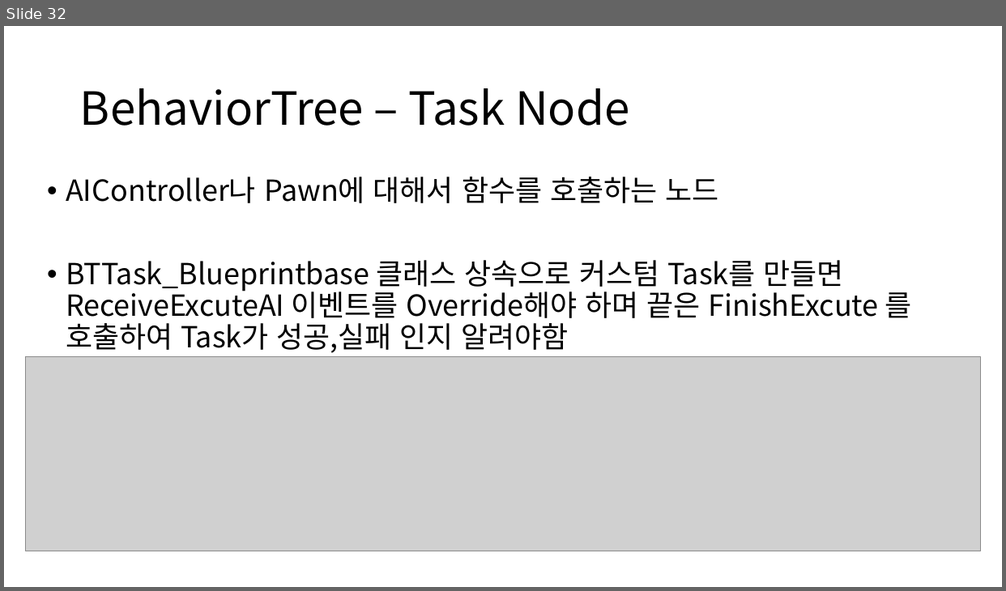
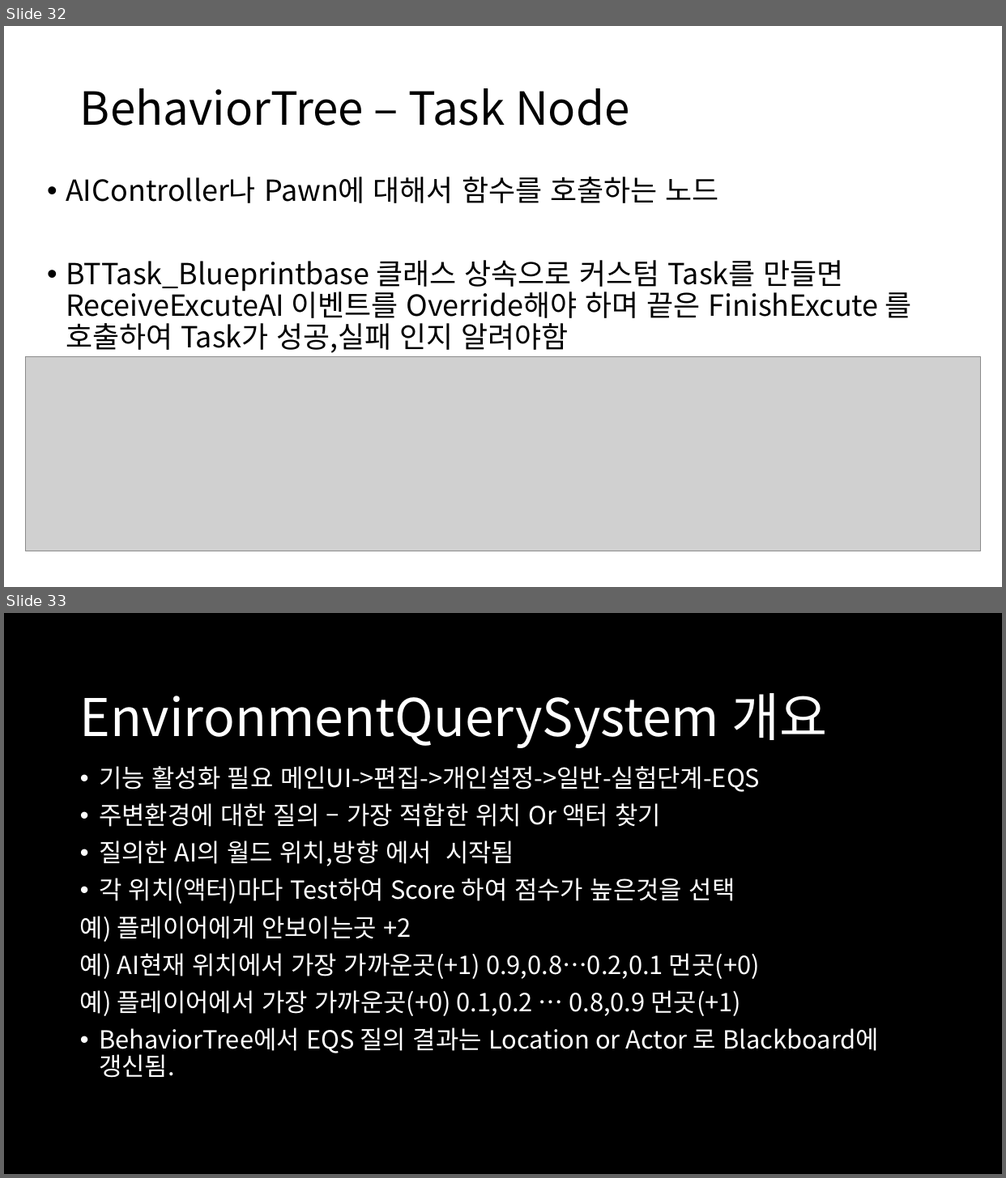
Before and after one commit to ldw9981/UE4_Blueprint, a slide deck: Day04/AI.pptx. Shown one above the other, each under a label of ours: slide 32 before the commit, slides 32 and 33 after it. The pictures are 1006x591 and 1006x1178 pixels, drawn with LibreOffice and Linux fonts; fonts in the diff are those of the drawing; grey boxes stand for pictures; background and template pictures are left out. Boxes give left, top, right and bottom in pixels: in the first picture for what was removed or moved away, otherwise in the second. Text is boxed around its words. In the diff, an @@ line names an element or a change of style, - is before the commit and + after.

```diff
--- a/Day04/AI.pptx
+++ b/Day04/AI.pptx
@@ slide 33 added at box(4, 613, 1002, 1174), background picture (left out) @@
@@ title added at box(80, 693, 827, 748), 50 pt, text #FFFFFF @@
+EnvironmentQuerySystem 개요
@@ text added at box(80, 766, 879, 1078), 24 pt, text #FFFFFF @@
+• 기능 활성화 필요 메인UI->편집->개인설정->일반-실험단계-EQS
+• 주변환경에 대한 질의 – 가장 적합한 위치 Or 액터 찾기
+• 질의한 AI의 월드 위치,방향 에서 시작됨
+• 각 위치(액터)마다 Test하여 Score 하여 점수가 높은것을 선택
+예) 플레이어에게 안보이는곳 +2
+예) AI현재 위치에서 가장 가까운곳(+1) 0.9,0.8…0.2,0.1 먼곳(+0)
+예) 플레이어에서 가장 가까운곳(+0) 0.1,0.2 … 0.8,0.9 먼곳(+1)
+• BehaviorTree에서 EQS 질의 결과는 Location or Actor 로 Blackboard에 갱신됨.
```
Also in this commit, not shown: 1 slide changed, 7 other slides added, 18 other files.
